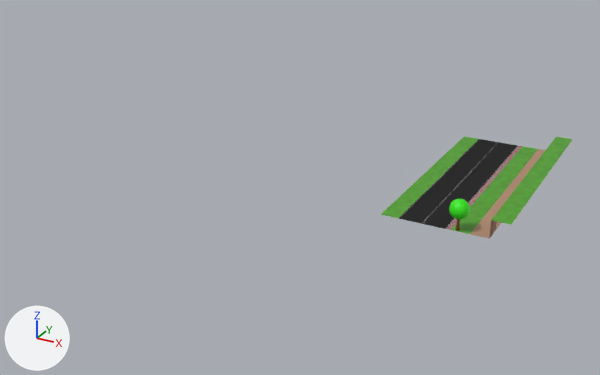
Before and after pictures for a commit that changed the Blender file BASEMESH/road.blend.
One viewpoint serves both versions: a 50 mm camera at (51.9, -147.0, 75.7) aimed at (-32.1, 5.8, -0.7). Every picture has the same lights, and +X, +Y and +Z are marked at lower left.
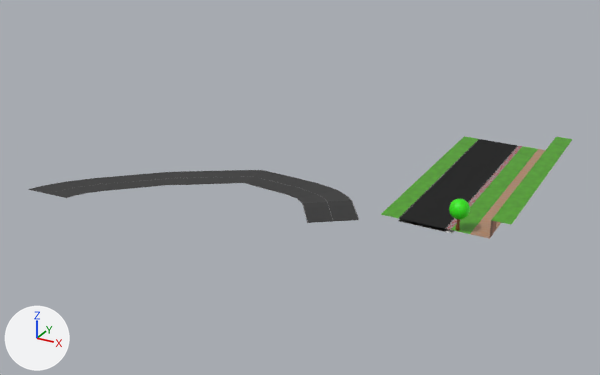
Boxes [x1, y1, x2, y2] around the edits, measured in the pictures (600 x 375 px):
'Road.001', added: after [28, 170, 359, 223]
'Road', shown: after [399, 219, 446, 232]

The change, as a diff of the scene's bpy script:
```diff
--- a/BASEMESH/road.blend.py
+++ b/BASEMESH/road.blend.py
@@ me_plane_002 @@
+me_plane_002.from_pydata(...)  # 4 vertices, 1 face; spans x -1.0..1.0, y -5.14..5.14, z 0.0
+me_plane_002.materials.append(mat_roadmaterial)  # picture img_road_png
@@ cu_plane_008 @@
+cu_plane_008 = bpy.data.curves.new('Plane.008', 'CURVE')
+cu_plane_008.dimensions = '3D'
+_sp = cu_plane_008.splines.new('POLY'); _sp.points.add(13)
+_sp.points.foreach_set('co', [5.08, 0.0, 0.0, 0.0, 1.22, 5.342, 0.552, 0.0, 0.288, 6.606, 0.305, 0.0, -3.455, 9.754, -0.32, 0.0, -8.095, 11.39, -0.662, 0.0, -21.23, 12.78, -1.015, 0.0, -38.77, 4.887, -2.189, 0.0, -49.33, -6.325, -1.635, 0.0, -51.78, -10.57, -1.184, 0.0, -52.54, -15.36, -0.365, 0.0, -51.89, -23.17, 1.261, 0.0, -50.1, -27.18, 2.323, 0.0, -46.39, -29.56, 3.362, 0.0, -40.28, -31.03, 4.595, 0.0])
+_sp.order_v = 0
+_sp.resolution_v = 0
+_sp.use_endpoint_u = True
+_sp.use_smooth = False
+cu_plane_008.fill_mode = 'FULL'
@@ ob_road @@
 ob_road.location = (0.0, 0.0, 0.0)
-ob_road.hide_set(True)
@@ ob_road_001 @@
+ob_road_001 = bpy.data.objects.new('Road.001', me_plane_002)
+ob_road_001.location = (-18.4, -15.1, 4.6)
+_m = ob_road_001.modifiers.new('Array', 'ARRAY')
+_m.count = 40
+_m = ob_road_001.modifiers.new('Curve', 'CURVE')
+_m.object = ob_plane_008
@@ ob_plane_008 @@
+ob_plane_008 = bpy.data.objects.new('Plane.008', cu_plane_008)
+ob_plane_008.location = (-18.43, -15.05, 4.565)
+ob_plane_008.hide_set(True)
```
